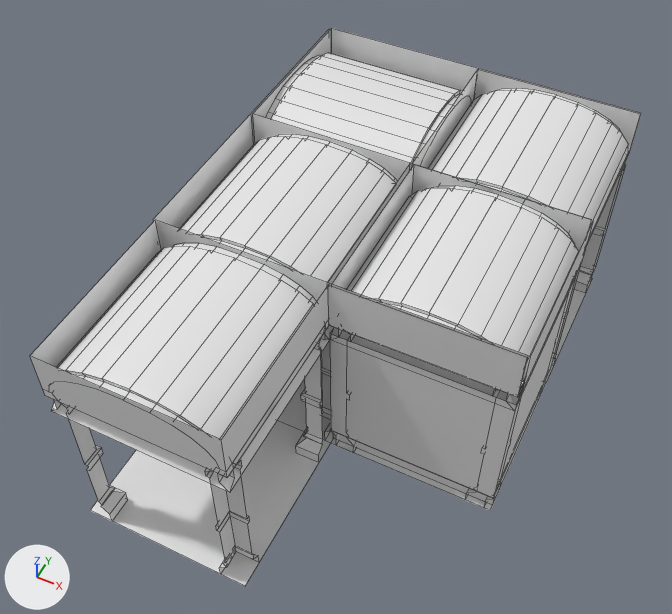
Before and after pictures for a commit that changed the Blender file Modular_Dungeon.blend.
Before and after are seen from a 50 mm camera at (3.61, -4.94, 18.57) aimed at (-2.82, 7.92, 2.49). Lighting does not change. The marker at lower left points along +X, +Y and +Z. Mesh edges are drawn as thin lines. Materials are left out; every surface is plain grey.

In view in the first picture: 'Cross', 'Pillar.001', 'Roof_Curved4', 'Roof_Curved4.003', 'Roof_Curved4.005', 'Roof_Curved4.007', 'Roof_Curved4.009', 'TopTrim.001', 'TopTrim.002', 'Wall', 'Wall.001', 'Wall.004'.
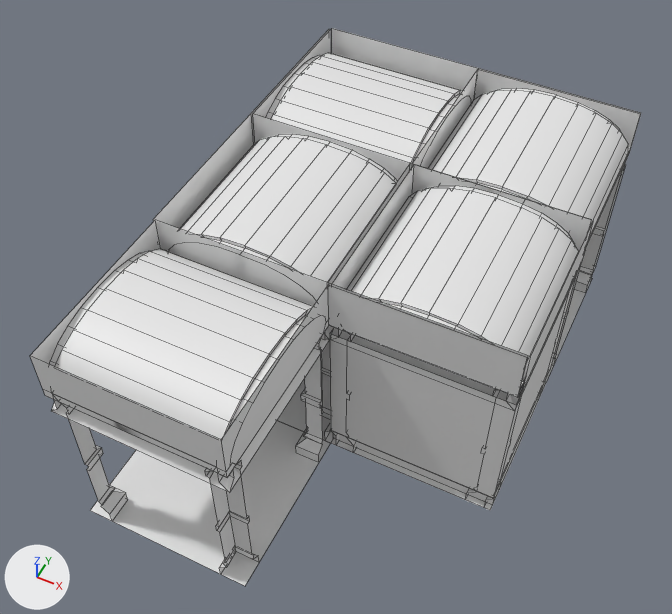
Boxes [x1, y1, x2, y2] around the edits, measured in the pictures (672 x 614 px):
'Roof_Curved4.003', turned: before [56, 243, 317, 439]; after [49, 249, 313, 439]
'TopTrim.002', turned: before [30, 221, 329, 491]; after [30, 249, 329, 492]
'TopTrim.001', turned: before [30, 220, 329, 492]; after [30, 221, 329, 491]
'Cross', turned: [90, 421, 330, 586] in both
'Pillar.001', turned: [61, 336, 323, 574] in both
'Roof_Curved4.004', turned: before [232, 397, 277, 469]; after [52, 394, 152, 441]

The change, as a diff of the scene's bpy script:
```diff
--- a/Modular_Dungeon.blend.py
+++ b/Modular_Dungeon.blend.py
@@ ob_cross @@
 ob_cross.location = (-4.0, 4.0, 0.0)
+ob_cross.rotation_euler = (0.0, 0.0, -1.571)  # degrees (0, 0, -90)
```
